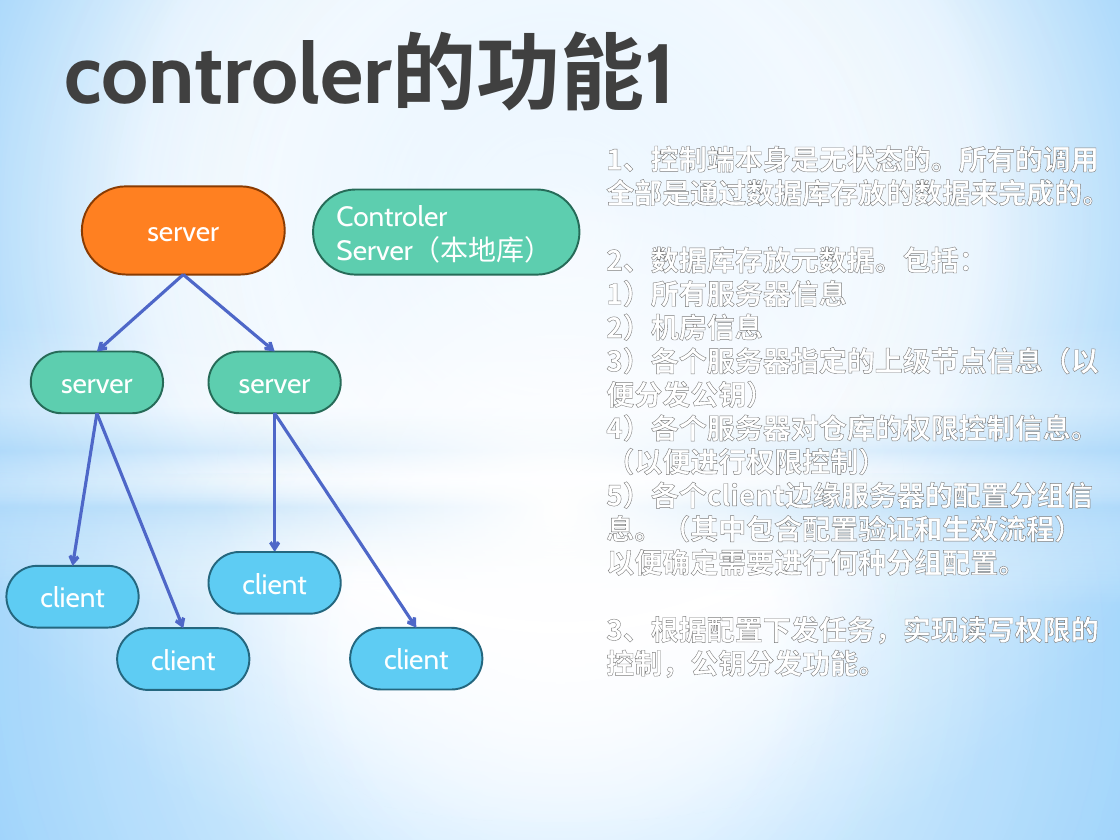
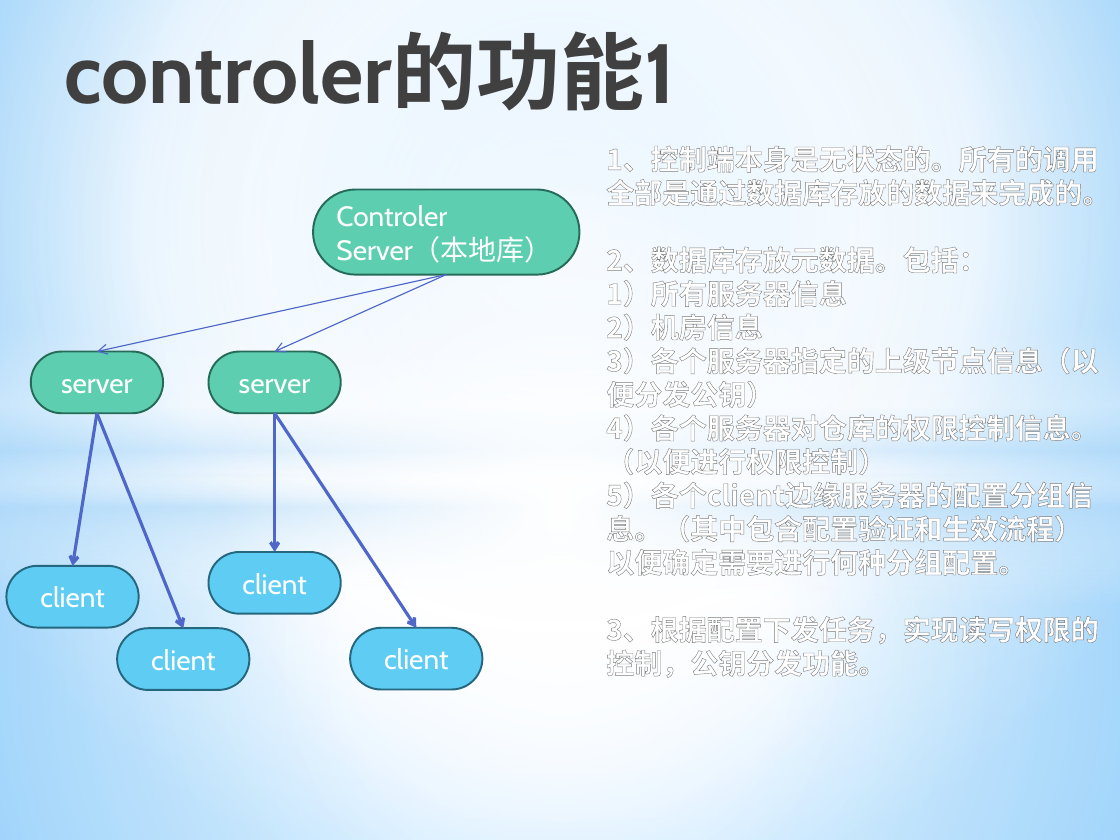
Before and after one commit to allragedbody/clasenbee, a slide deck: slide 5 of docs/Git集群配置方案.pptx (slide 10 before the commit). Drawn at 1120x840 pixels with LibreOffice and Linux fonts; fonts in the diff are those of the drawing. Boxes give left, top, right and bottom in pixels: in the first picture for what was removed or moved away, otherwise in the second. Text is boxed around its words. In the diff, an @@ line names an element or a change of style, - is before the commit and + after.

```diff
--- a/docs/Git集群配置方案.pptx
+++ b/docs/Git集群配置方案.pptx
@@ rounded rectangle removed at [82,186,284,274] @@
-server
@@ arrow moved from (184, 274) - (274, 352) to (446, 274) - (97, 352) @@
@@ arrow (446, 274) - (97, 352): stroke #4E67C8 2 pt to #4E67C8 0.75 pt @@
@@ arrow removed from (184, 274) to (97, 352) @@
@@ arrow added from (446, 274) to (274, 352), #4E67C8 0.75 pt @@
```
Also in this commit, not shown: 5 other slides changed, 3 slides added, 5 slides removed, 8 other files.
